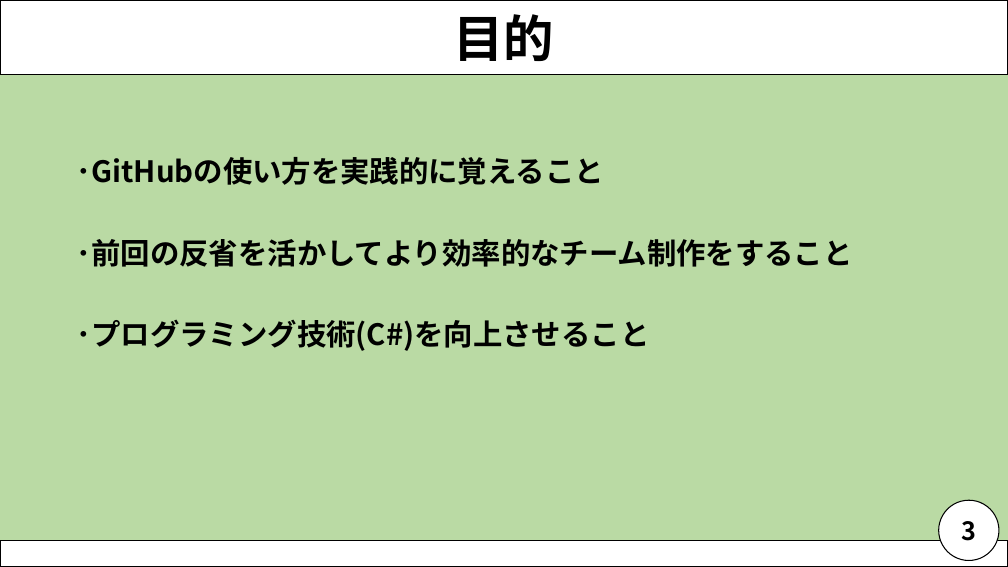
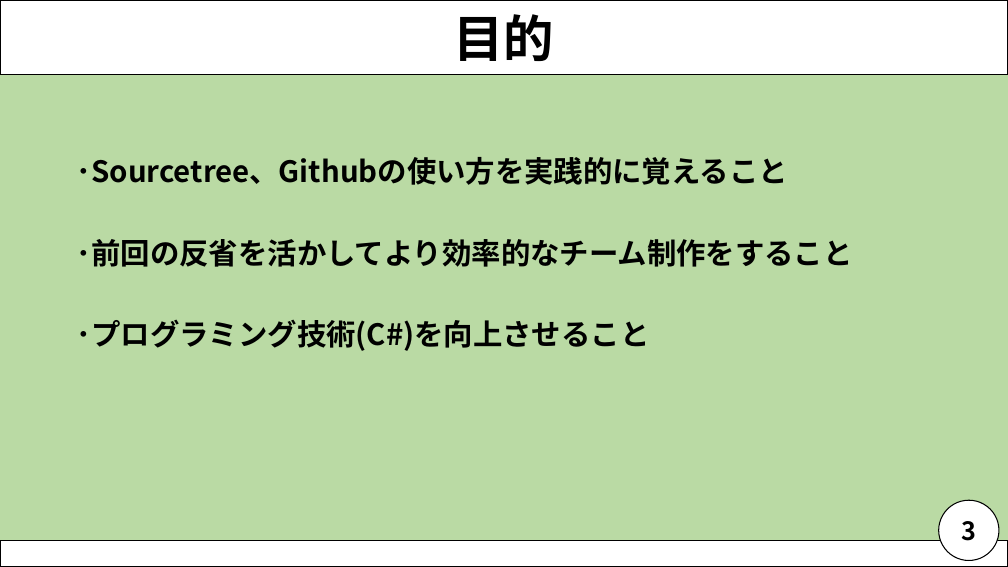
Before and after one commit to NagaoMasaki/NervousBreakdown, a slide deck: slide 4 of 資料/神経衰弱発表資料_200716.pptx. Drawn at 1008x567 pixels with LibreOffice and Linux fonts; fonts in the diff are those of the drawing. Boxes give left, top, right and bottom in pixels: in the first picture for what was removed or moved away, otherwise in the second. Text is boxed around its words. In the diff, an @@ line names an element or a change of style, - is before the commit and + after.

Commit message:
パワポ資料修正

```diff
--- a/資料/神経衰弱発表資料_200716.pptx
+++ b/資料/神経衰弱発表資料_200716.pptx
@@ text at box(77, 157, 788, 185): text changed @@
-･GitHubの使い方を実践的に覚えること
+･Sourcetree、Githubの使い方を実践的に覚えること
```
